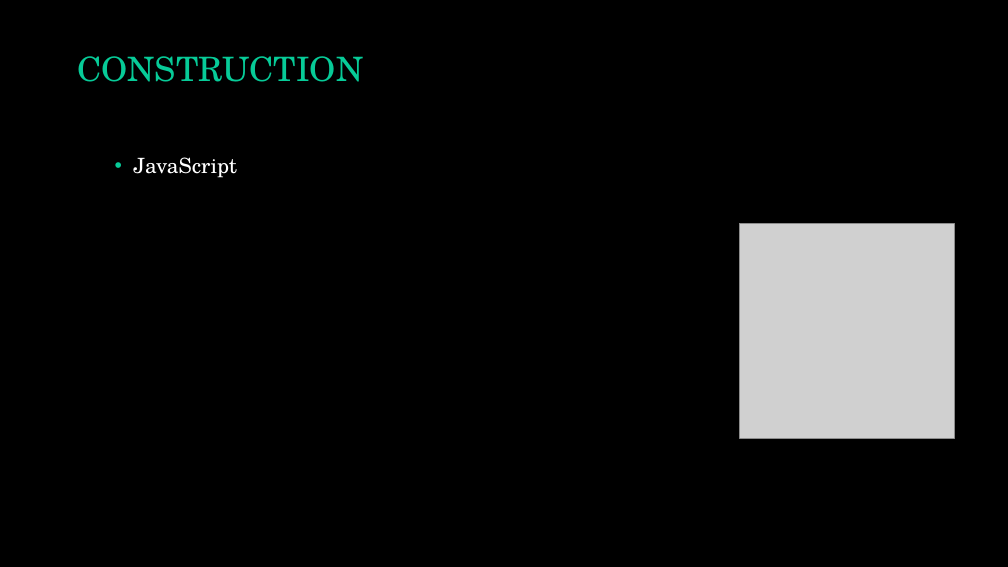
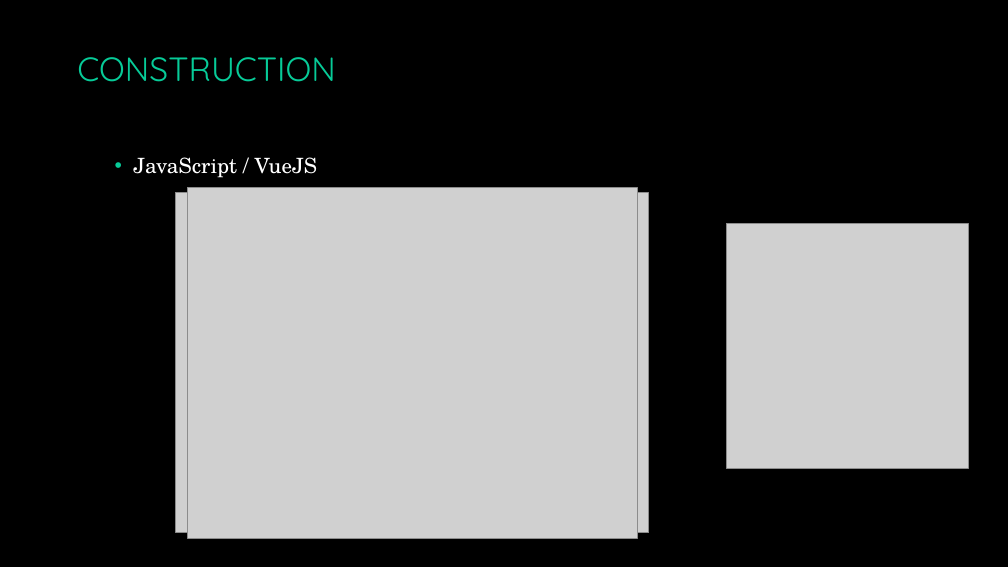
Before and after one commit to Sheronne/Projet-Web, a slide deck: slide 9 of Projet_Website_VueJS.pptx. Drawn at 1008x567 pixels with LibreOffice and Linux fonts; fonts in the diff are those of the drawing; grey boxes stand for pictures; background and template pictures are left out. Boxes give left, top, right and bottom in pixels: in the first picture for what was removed or moved away, otherwise in the second. Text is boxed around its words. In the diff, an @@ line names an element or a change of style, - is before the commit and + after.

```diff
--- a/Projet_Website_VueJS.pptx
+++ b/Projet_Website_VueJS.pptx
@@ text "CONSTRUCTION" at box(77, 57, 336, 82): font TeX Gyre Schola to Quicksand @@
@@ text at box(133, 157, 318, 178): text changed @@
-• JavaScript
+• JavaScript / VueJS
@@ picture added at box(175, 193, 649, 533) @@
@@ picture added at box(188, 188, 637, 538) @@
@@ picture added at box(727, 224, 969, 469) @@
```
Also in this commit, not shown: 12 other slides changed.
